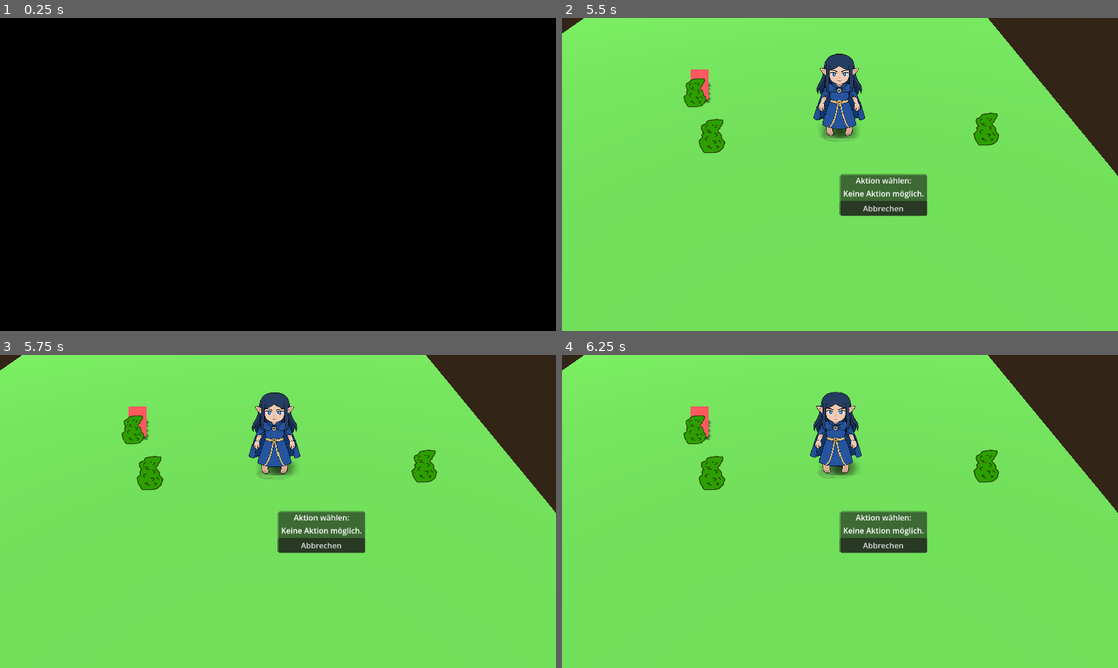
Above: before the commit, frames 1-4 (two rows, left to right).
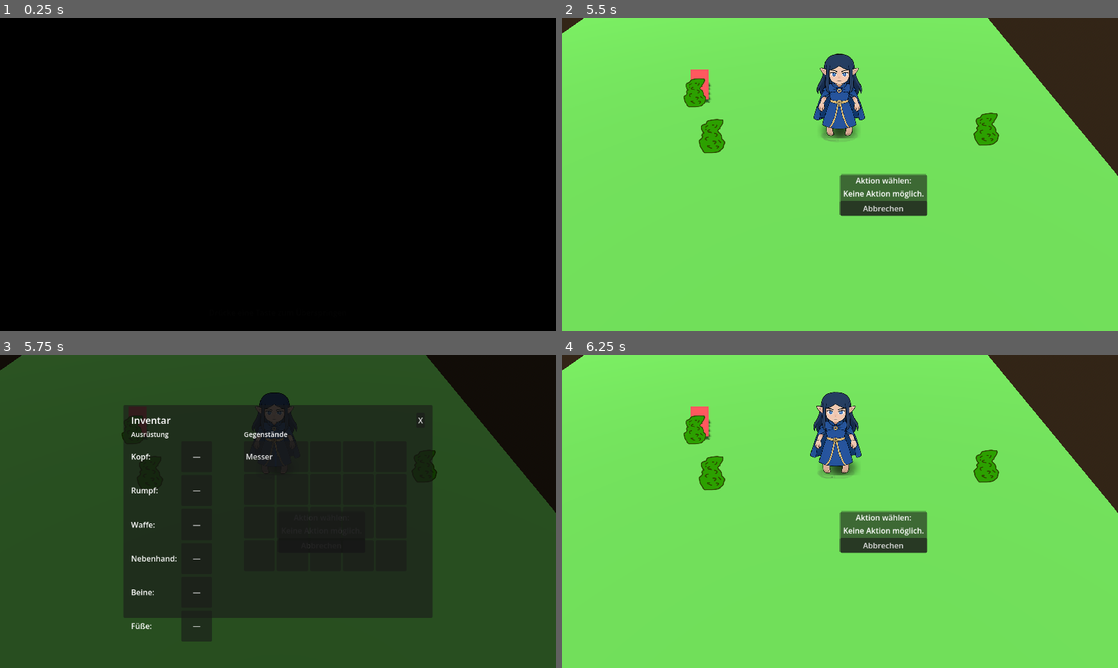
Above: after the commit, the same moments.

Repository: HapetseDev/NE-CallOfTheAbyss
Game: Godot game, scene res://UI/MainMenu/MainMenu.tscn
Same seed, same stepped clock (60 frames per second), same inputs: the game is played once before the commit and once after it.
Inputs (mouse positions are in pixels of both pictures, inside the frame that each line leads up to):
- Up to frame 1 (0.25 s): no input
- Up to frame 2 (5.5 s): tap Enter at 0.5 s; move the mouse to (962, 158) at 0.52 s; hold D (Right) 0.53-1.28 s; hold E (Interact) 0.53-1.28 s; click (962, 158) at 0.67 s; move the mouse to (728, 190) at 1.27 s; hold S (Down) 1.28-2 s; tap Shift (Run) at 1.35, 4.35 s; click (728, 190) at 1.42 s; click "Neues Spiel" at 2 s; click "Neues Spiel" at 2.75 s; move the mouse to (895, 105) at 3.52 s; hold D (Right) 3.53-4.28 s; hold E (Interact) 3.53-4.28 s; click (895, 105) at 3.67 s; move the mouse to (812, 237) at 4.27 s; hold W (Up) 4.28-5.03 s; click (812, 237) at 4.42 s; move the mouse to (1006, 221) at 5.02 s; hold A (Left) from 5.03 s (still down); hold E (Interact) from 5.03 s (still down); click (1006, 221) at 5.17 s
- Up to frame 3 (5.75 s): keep holding A (Left); keep holding E (Interact); tap I (Inventar, bound only after the commit) at 5.65 s
- Up to frame 4 (6.25 s): release A (Left) at 5.75 s; release E (Interact) at 5.75 s; click (984, 420) at 5.75 s, where only the run after the commit has a clickable "X"

Frames 1-2 are identical in both runs. In frame 3, 100% of the frame differs, in the area x 0-100%, y 0-100%; in frame 4, nothing differs.

Commit message:
Add inventory UI (I), Item resource, and Messer starter
- Inventar input and CanvasLayer + InventoryUI on Player
- Item resource, stacking add/remove, inventar_geaendert on Playable
- Plant can_schneiden recognizes Item Messer in weapon slot

Co-authored-by: Cursor <cursoragent@cursor.com>

Diff:
--- a/Charaktere/Playable.gd
+++ b/Charaktere/Playable.gd
@@ -13,6 +13,7 @@
 var footstep_player: FootstepPlayer
 
 signal direction_changed(new_direction: Vector3)
+signal inventar_geaendert
 
 # --- Stats ---
 @export var max_health: int = 100
@@ -137,19 +138,55 @@
 
 # --- Inventar ---
 
-func add_item(item: Variant) -> void:
-	inventory.append(item)
-
-
-func remove_item(item: Variant) -> bool:
+func add_item(item: Variant, anzahl: int = 1) -> void:
+	if item is Item:
+		for slot in inventory:
+			if slot is Dictionary and slot.get("item") is Item \
+					and (slot["item"] as Item).item_id == (item as Item).item_id:
+				slot["count"] = mini(slot["count"] + anzahl, (item as Item).max_stapel)
+				inventar_geaendert.emit()
+				return
+		inventory.append({"item": item, "count": anzahl})
+	else:
+		inventory.append(item)
+	inventar_geaendert.emit()
+
+
+func remove_item(item: Variant, anzahl: int = 1) -> bool:
+	if item is Item:
+		for i in inventory.size():
+			var slot = inventory[i]
+			if slot is Dictionary and slot.get("item") is Item \
+					and (slot["item"] as Item).item_id == (item as Item).item_id:
+				slot["count"] -= anzahl
+				if slot["count"] <= 0:
+					inventory.remove_at(i)
+				inventar_geaendert.emit()
+				return true
+		return false
 	var idx := inventory.find(item)
 	if idx >= 0:
 		inventory.remove_at(idx)
+		inventar_geaendert.emit()
 		return true
 	return false
 
 
 func has_item(item: Variant) -> bool:
+	if item is String:
+		for slot in inventory:
+			if slot == item:
+				return true
+			if slot is Dictionary and slot.get("item") is Item \
+					and (slot["item"] as Item).item_id == item:
+				return true
+		return false
+	if item is Item:
+		for slot in inventory:
+			if slot is Dictionary and slot.get("item") is Item \
+					and (slot["item"] as Item).item_id == (item as Item).item_id:
+				return true
+		return false
 	return inventory.has(item)
 
 
@@ -160,6 +197,7 @@
 		push_warning("Playable: Unbekannter Ausrüstungsslot '%s'" % slot)
 		return
 	equipment[slot] = item
+	inventar_geaendert.emit()
 
 
 func unequip(slot: String) -> Variant:
@@ -168,6 +206,7 @@
 		return null
 	var item: Variant = equipment[slot]
 	equipment[slot] = null
+	inventar_geaendert.emit()
 	return item
 
 
--- a/Charaktere/Props/Fauna/plant.gd
+++ b/Charaktere/Props/Fauna/plant.gd
@@ -18,7 +18,10 @@
 func can_schneiden(player: Playable) -> bool:
 	if not is_schneidbar:
 		return false
-	if player.equipment.get("waffe") == "Messer":
+	var w = player.equipment.get("waffe")
+	if w == "Messer":
+		return true
+	if w is Item and (w as Item).item_id == "Messer":
 		return true
 	return player.has_item("Messer")
 
--- a/Charaktere/player.gd
+++ b/Charaktere/player.gd
@@ -4,11 +4,28 @@
 @onready var state_machine: PlayerStateMachine = $StateMachine
 @onready var hurt_box: HurtBox = %AttackHurtBox
 
+var _inventory_layer: CanvasLayer
+
 
 func _ready() -> void:
 	footstep_player = $FootstepPlayer as FootstepPlayer
 	state_machine.initialize(self)
 	super._ready()
+	_inventory_layer = CanvasLayer.new()
+	_inventory_layer.layer = 25
+	_inventory_layer.visible = false
+	add_child(_inventory_layer)
+	var ui := InventoryUI.new()
+	ui.playable = self
+	_inventory_layer.add_child(ui)
+	if inventory.is_empty():
+		add_item(load("res://Ressources/Items/messer.tres") as Item)
+
+
+func _process(delta: float) -> void:
+	super._process(delta)
+	if Input.is_action_just_pressed("Inventar"):
+		_inventory_layer.visible = not _inventory_layer.visible
 
 
 # Spielereingabe als Bewegungsrichtung
--- /dev/null
+++ b/Ressources/Items/item.gd
@@ -0,0 +1,9 @@
+class_name Item extends Resource
+
+@export var item_id: String = ""
+@export var item_name: String = ""
+@export_multiline var beschreibung: String = ""
+@export var icon: Texture2D
+@export var max_stapel: int = 99
+## Leer = nicht ausrüstbar. Sonst Slot-Key wie in Playable.equipment (z. B. "waffe").
+@export var ausrüstungs_slot: String = ""
--- /dev/null
+++ b/Ressources/Items/messer.tres
@@ -0,0 +1,11 @@
+[gd_resource type="Resource" load_steps=2 format=3]
+
+[ext_resource type="Script" path="res://Ressources/Items/item.gd" id="1_item"]
+
+[resource]
+script = ExtResource("1_item")
+item_id = "Messer"
+item_name = "Messer"
+beschreibung = "Zum Schneiden von Pflanzen und anderem."
+max_stapel = 1
+ausrüstungs_slot = "waffe"
--- /dev/null
+++ b/UI/Inventory/InventoryUI.gd
@@ -0,0 +1,193 @@
+class_name InventoryUI extends Control
+
+var playable: Playable
+
+const SLOT_SIZE := Vector2(64, 64)
+const INV_COLS := 5
+const INV_ROWS := 4
+
+var _inv_slots: Array[Button] = []
+var _equip_buttons: Dictionary = {}
+
+
+func _ready() -> void:
+	set_anchors_and_offsets_preset(Control.PRESET_FULL_RECT)
+	_build_ui()
+	if playable:
+		playable.inventar_geaendert.connect(_refresh)
+		_refresh()
+
+
+func _build_ui() -> void:
+	var overlay := ColorRect.new()
+	overlay.set_anchors_and_offsets_preset(Control.PRESET_FULL_RECT)
+	overlay.color = Color(0, 0, 0, 0.65)
+	overlay.mouse_filter = Control.MOUSE_FILTER_STOP
+	add_child(overlay)
+
+	var panel := Panel.new()
+	panel.set_anchors_preset(Control.PRESET_CENTER)
+	panel.offset_left = -320.0
+	panel.offset_top = -220.0
+	panel.offset_right = 320.0
+	panel.offset_bottom = 220.0
+	add_child(panel)
+
+	var margin := MarginContainer.new()
+	margin.set_anchors_and_offsets_preset(Control.PRESET_FULL_RECT)
+	for side in [&"margin_left", &"margin_right", &"margin_top", &"margin_bottom"]:
+		margin.add_theme_constant_override(side, 16)
+	panel.add_child(margin)
+
+	var vbox := VBoxContainer.new()
+	margin.add_child(vbox)
+
+	var title_row := HBoxContainer.new()
+	vbox.add_child(title_row)
+
+	var title := Label.new()
+	title.text = "Inventar"
+	title.add_theme_font_size_override(&"font_size", 20)
+	title.size_flags_horizontal = Control.SIZE_EXPAND_FILL
+	title_row.add_child(title)
+
+	var close_btn := Button.new()
+	close_btn.text = "X"
+	close_btn.pressed.connect(_on_close_pressed)
+	title_row.add_child(close_btn)
+
+	var hbox := HBoxContainer.new()
+	hbox.add_theme_constant_override(&"separation", 20)
+	hbox.size_flags_vertical = Control.SIZE_EXPAND_FILL
+	vbox.add_child(hbox)
+
+	var equip_col := VBoxContainer.new()
+	equip_col.custom_minimum_size.x = 190.0
+	hbox.add_child(equip_col)
+
+	var equip_title := Label.new()
+	equip_title.text = "Ausrüstung"
+	equip_title.add_theme_font_size_override(&"font_size", 14)
+	equip_col.add_child(equip_title)
+
+	var equip_grid := GridContainer.new()
+	equip_grid.columns = 2
+	equip_grid.add_theme_constant_override(&"h_separation", 8)
+	equip_grid.add_theme_constant_override(&"v_separation", 6)
+	equip_col.add_child(equip_grid)
+
+	const SLOT_LABELS := {
+		"kopf": "Kopf",
+		"rumpf": "Rumpf",
+		"waffe": "Waffe",
+		"nebenhand": "Nebenhand",
+		"beine": "Beine",
+		"füße": "Füße",
+	}
+	for slot_key in ["kopf", "rumpf", "waffe", "nebenhand", "beine", "füße"]:
+		var lbl := Label.new()
+		lbl.text = SLOT_LABELS[slot_key] + ":"
+		lbl.vertical_alignment = VERTICAL_ALIGNMENT_CENTER
+		equip_grid.add_child(lbl)
+
+		var btn := Button.new()
+		btn.custom_minimum_size = SLOT_SIZE
+		btn.clip_text = true
+		btn.pressed.connect(_on_equip_pressed.bind(slot_key))
+		equip_grid.add_child(btn)
+		_equip_buttons[slot_key] = btn
+
+	var sep := VSeparator.new()
+	hbox.add_child(sep)
+
+	var inv_col := VBoxContainer.new()
+	inv_col.size_flags_horizontal = Control.SIZE_EXPAND_FILL
+	hbox.add_child(inv_col)
+
+	var inv_title := Label.new()
+	inv_title.text = "Gegenstände"
+	inv_title.add_theme_font_size_override(&"font_size", 14)
+	inv_col.add_child(inv_title)
+
+	var inv_grid := GridContainer.new()
+	inv_grid.columns = INV_COLS
+	inv_grid.add_theme_constant_override(&"h_separation", 4)
+	inv_grid.add_theme_constant_override(&"v_separation", 4)
+	inv_col.add_child(inv_grid)
+
+	for i in INV_COLS * INV_ROWS:
+		var btn := Button.new()
+		btn.custom_minimum_size = SLOT_SIZE
+		btn.clip_text = true
+		btn.pressed.connect(_on_inv_slot_pressed.bind(i))
+		inv_grid.add_child(btn)
+		_inv_slots.append(btn)
+
+
+func _on_close_pressed() -> void:
+	var layer := get_parent()
+	if layer is CanvasLayer:
+		layer.visible = false
+
+
+func _refresh() -> void:
+	if not playable:
+		return
+
+	for i in _inv_slots.size():
+		var btn := _inv_slots[i]
+		if i < playable.inventory.size():
+			var slot = playable.inventory[i]
+			if slot is Dictionary and slot.get("item") is Item:
+				var item: Item = slot["item"]
+				btn.text = "%s\nx%d" % [item.item_name, slot["count"]] if item.max_stapel > 1 else item.item_name
+				btn.icon = item.icon
+				btn.tooltip_text = item.beschreibung
+			else:
+				btn.text = str(slot)
+				btn.icon = null
+				btn.tooltip_text = ""
+		else:
+			btn.text = ""
+			btn.icon = null
+			btn.tooltip_text = ""
+
+	for slot_key in _equip_buttons:
+		var btn: Button = _equip_buttons[slot_key]
+		var equipped = playable.equipment.get(slot_key)
+		if equipped is Item:
+			btn.text = equipped.item_name
+			btn.icon = equipped.icon
+			btn.tooltip_text = equipped.beschreibung
+		elif equipped is String:
+			btn.text = equipped
+			btn.icon = null
+			btn.tooltip_text = ""
+		else:
+			btn.text = "—"
+			btn.icon = null
+			btn.tooltip_text = ""
+
+
+func _on_inv_slot_pressed(index: int) -> void:
+	if not playable or index >= playable.inventory.size():
+		return
+	var slot = playable.inventory[index]
+	if not (slot is Dictionary and slot.get("item") is Item):
+		return
+	var item: Item = slot["item"]
+	if item.ausrüstungs_slot.is_empty():
+		return
+	playable.remove_item(item)
+	var old = playable.unequip(item.ausrüstungs_slot)
+	if old != null:
+		playable.add_item(old)
+	playable.equip(item.ausrüstungs_slot, item)
+
+
+func _on_equip_pressed(slot_key: String) -> void:
+	if not playable:
+		return
+	var item = playable.unequip(slot_key)
+	if item != null:
+		playable.add_item(item)
--- a/project.godot
+++ b/project.godot
@@ -78,6 +78,11 @@
 "events": [Object(InputEventKey,"resource_local_to_scene":false,"resource_name":"","device":-1,"window_id":0,"alt_press …(192 unchanged characters)…
 ]
 }
+Inventar={
+"deadzone": 0.2,
+"events": [Object(InputEventKey,"resource_local_to_scene":false,"resource_name":"","device":-1,"window_id":0,"alt_pressed":false,"shift_pressed":false,"ctrl_pressed":false,"meta_pressed":false,"pressed":false,"keycode":0,"physical_keycode":73,"key_label":0,"unicode":105,"location":0,"echo":false,"script":null)
+]
+}
 
 [layer_names]
 
Not shown, added: Ressources/Items/item.gd.uid
Not shown, added: UI/Inventory/InventoryUI.gd.uid
